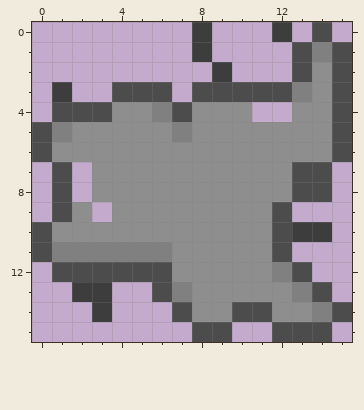
File history of a pixel-art sprite, Resources/Scrap/Scrap_2/1_C_ScrapMetal2.png. Above, as it was before the edit.
The file is 16x16 pixels.
New version:
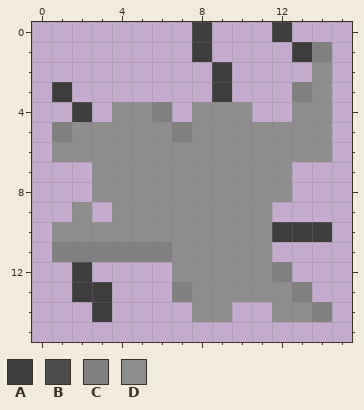
Palette (. is transparent): A #3d3d3d  B #4c4c4c  C #808080  D #8e8e8e
Difference:
Colour B gives way to colour A in row 1 at x 13; in row 3 at x 9; in row 4 at x 2; in row 10 at x 12; in row 12 at x 2.
The author cleared colour B in row 0 at x 14; in row 1 at x 15; in row 2 at x 13 and 15; in row 3 at x 4 to 6, 8, 10 to 12 and 15; in row 4 at x 1, 3, 7 and 15; in rows 5 to 6 at x 0 and 15.
The author cleared colour B in rows 7 to 8 at x 1 and 13 to 14; in row 9 at x 1 and 12; in row 10 at x 0; in row 11 at x 0 and 12; in row 12 at x 1, 3 to 6 and 13; in row 13 at x 6 and 14.
The author cleared colour B in row 14 at x 7, 10 to 11 and 15; in row 15 at x 8 to 9 and 12 to 14.
Changed places in both pictures, as pixel boxes (x1, y1, x2, y2):
changed: (32, 22, 352, 342)
